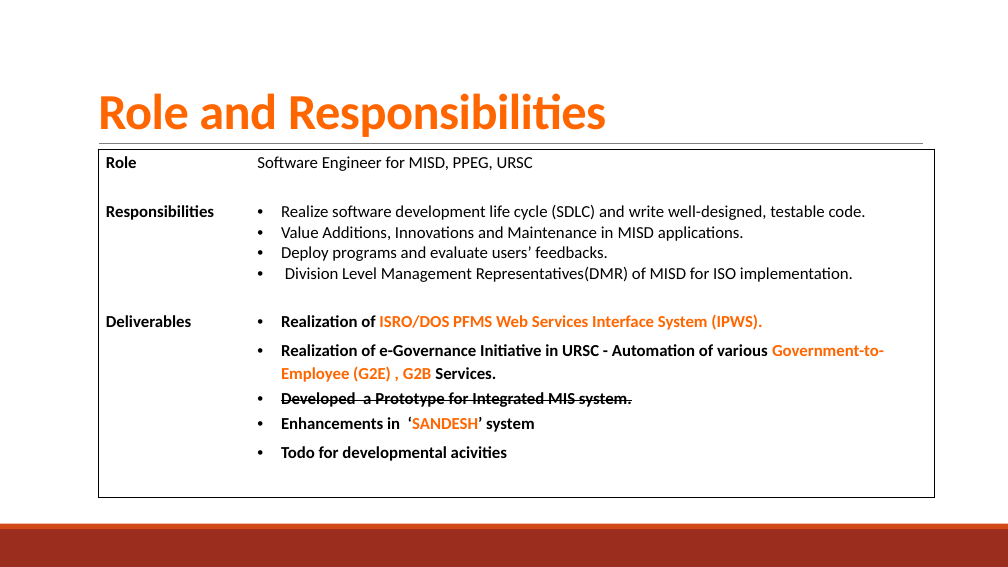
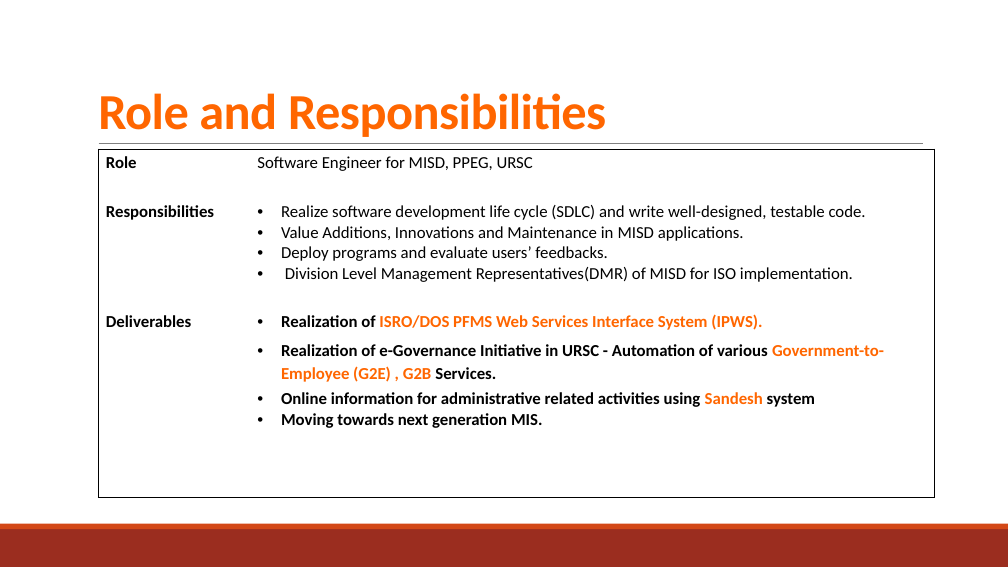
Before and after one commit to NavdeepGarg/DPC_Repo, a slide deck: slide 2 of handOutSources/navdeep.pptx. Drawn at 1008x567 pixels with LibreOffice and Linux fonts; fonts in the diff are those of the drawing. Boxes give left, top, right and bottom in pixels: in the first picture for what was removed or moved away, otherwise in the second. Text is boxed around its words. In the diff, an @@ line names an element or a change of style, - is before the commit and + after.

```diff
--- a/handOutSources/navdeep.pptx
+++ b/handOutSources/navdeep.pptx
@@ table at (x1=98, y1=149, x2=935, y2=495) @@
-row 3, column 2: Realization of ISRO/DOS PFMS Web Services Interface System (IPWS). / Realization of e-Governance Initiative in URSC - Automation of various Government-to-Employee (G2E) , G2B Services. / Developed a Prototype for Integrated MIS system. / Enhancements in ‘SANDESH’ system / Todo for developmental acivities
+row 3, column 2: Realization of ISRO/DOS PFMS Web Services Interface System (IPWS). / Realization of e-Governance Initiative in URSC - Automation of various Government-to-Employee (G2E) , G2B Services. / Online information for administrative related activities using Sandesh system / Moving towards next generation MIS.
```
Also in this commit, not shown: 3 other slides changed, 1 other file.
